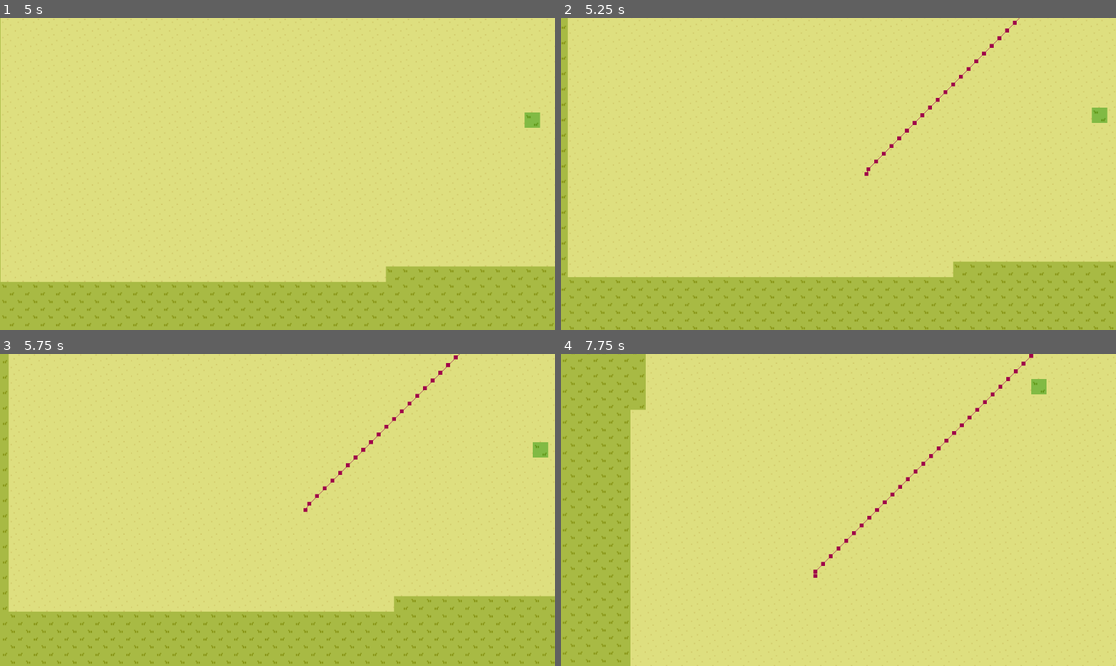
Above: before the commit, frames 1-4 (two rows, left to right).
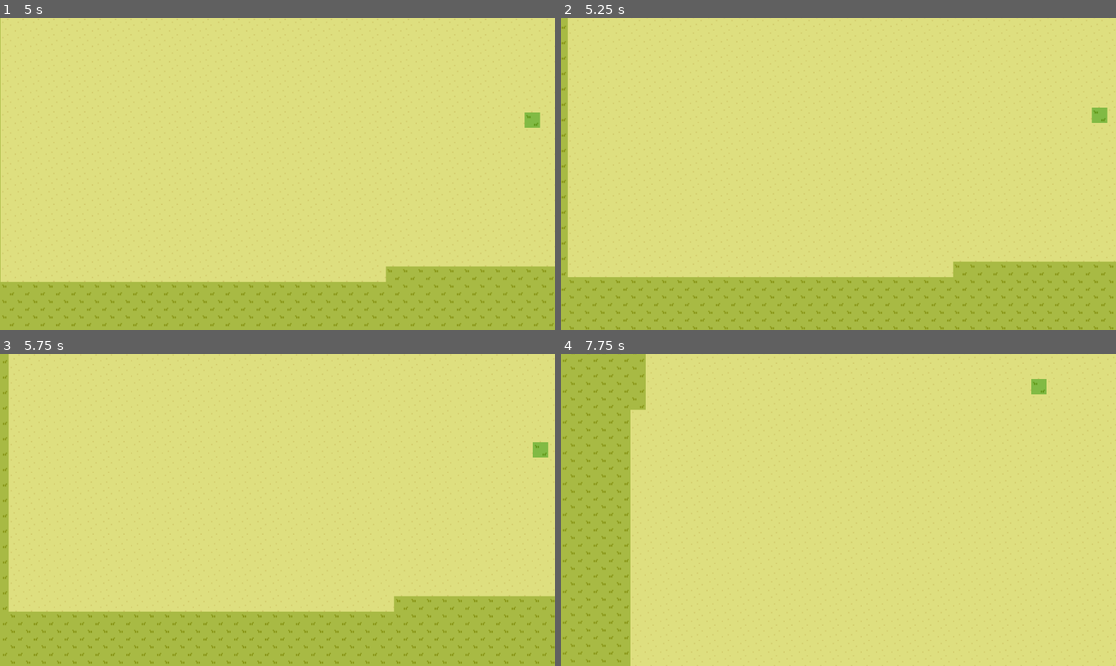
Above: after the commit, the same moments.

Repository: Rice-COMP-460-BB-Group/beatlaner-main
Game: Godot game, scene res://main/Main.tscn
Two runs of this game, one before a commit and one after it. Both use one fixed random seed, a clock stepped at 60 frames per second and the inputs below.
Inputs (mouse positions are in pixels of both pictures, inside the frame that each line leads up to):
- Up to frame 1 (5 s): tap Enter at 0.5 s; move the mouse to (399, 158) at 0.52 s; click (399, 158) at 0.67 s; tap Space at 1.25 s; drag from (166, 189) to (249, 236) at 1.27 s; move the mouse to (333, 105) at 2.02 s; click (333, 105) at 2.17 s; drag from (249, 236) to (111, 127) at 2.77 s; move the mouse to (444, 220) at 3.52 s; click (444, 220) at 3.67 s; drag from (111, 127) to (194, 96) at 4.27 s
- Up to frame 2 (5.25 s): move the mouse to (866, 174) at 5.02 s; click (866, 174) at 5.17 s
- Up to frame 3 (5.75 s): no input
- Up to frame 4 (7.75 s): drag from (755, 432) to (727, 525) at 5.77 s; move the mouse to (960, 494) at 6.52 s; click (960, 494) at 6.67 s; drag from (727, 525) to (810, 572) at 7.27 s

Frame 1 is identical in both runs. In frame 2, 0.3% of the frame differs, in the area x 54-83%, y 0-51%; in frame 3, 0.3%; in frame 4, 0.4%, in the area x 45-86%, y 0-72%.

Commit message:
work on targeting behavior

Diff:
--- a/minions/minion.gd
+++ b/minions/minion.gd
@@ -7,7 +7,7 @@
 @export var team: int
 
 var speed = 300
-
+enum {BLUE,RED}
 var accel = 5
 
 
@@ -17,9 +17,26 @@
  # Replace with function body.
 var movement_speed = 50
 
+
+func get_team() -> int:
+	return team
+
+func set_team(is_player: bool):
+	if is_player:
+		team = BLUE
+	else:
+		team = RED
+
+func get_target():
+	return target
+
+func set_target(node: Node2D):
+	target = node
+
 # Called every frame. 'delta' is the elapsed time since the previous frame.
 @warning_ignore("unused_parameter")
 func _physics_process(delta: float):
+	print(position,"this is my position!")
 	var mouse_pos = get_global_mouse_position()
 	navigation_agent_2d.target_position = mouse_pos
 
@@ -39,10 +56,8 @@
 	move_and_slide()
 
 
-func _on_timer_timeout() -> void:
-	@warning_ignore("standalone_expression")
-	navigation_agent_2d.target_position
-	pass # Replace with function body.
+func print_this():
+	print('hello there!')
 
 
 func _on_navigation_agent_2d_velocity_computed(safe_velocity: Vector2) -> void:
--- a/minions/minion.tscn
+++ b/minions/minion.tscn
@@ -22,8 +22,8 @@
 path_desired_distance = 5.0
 target_desired_distance = 5.0
 path_postprocessing = 1
+simplify_path = true
 avoidance_enabled = true
-debug_enabled = true
 debug_use_custom = true
 debug_path_custom_color = Color(0.623439, 0.000276439, 0.285134, 1)
 
--- a/minions/spawner.gd
+++ b/minions/spawner.gd
@@ -15,6 +15,7 @@
 	print("spawner invoked")
 	for i in get_children():
 		if i is Marker2D:
+			print(i.get_name())
 			spawn_points.append(i)
 
 
@@ -34,6 +35,7 @@
 		var spawnpt = spawn_points[randi() % spawn_points.size()]
 		var minion = minionScene.instantiate()
 		minion.position = spawnpt.position
+
 		var main = get_parent()
 		main.add_child(minion)
 		minion_count += 1
